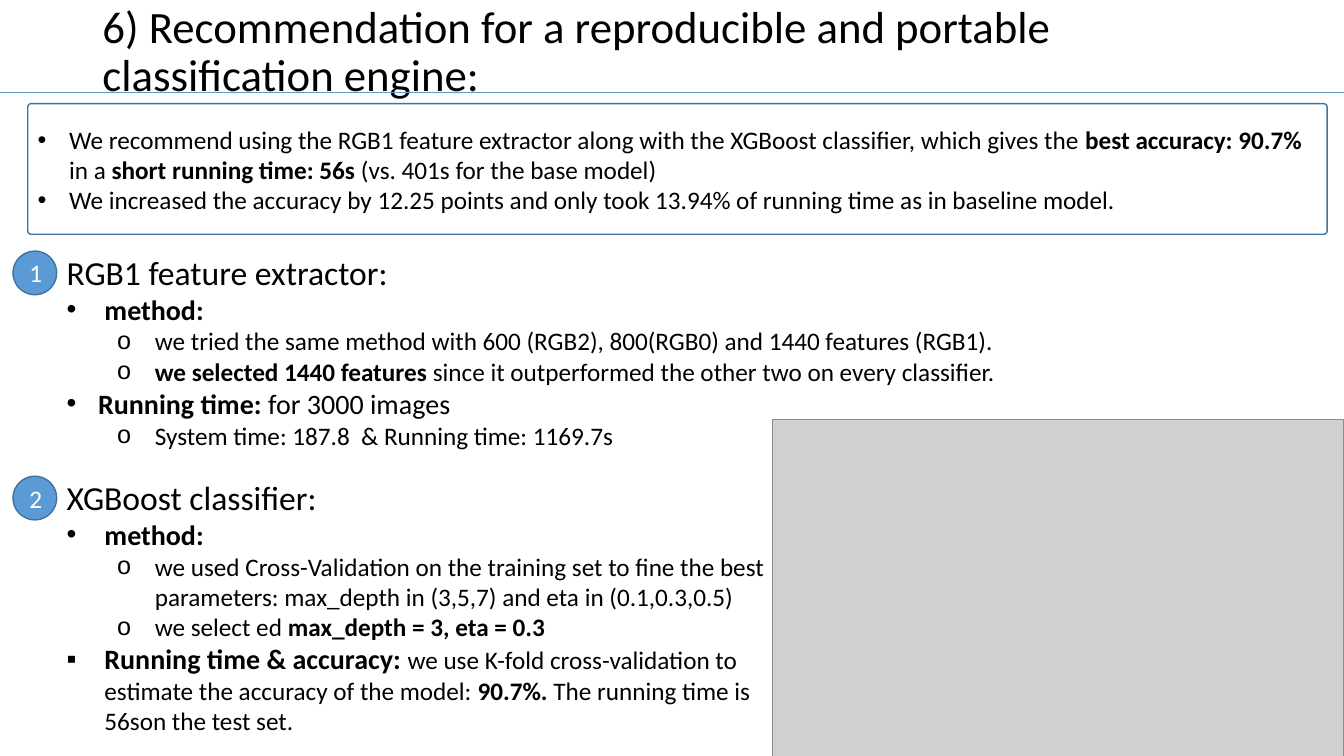
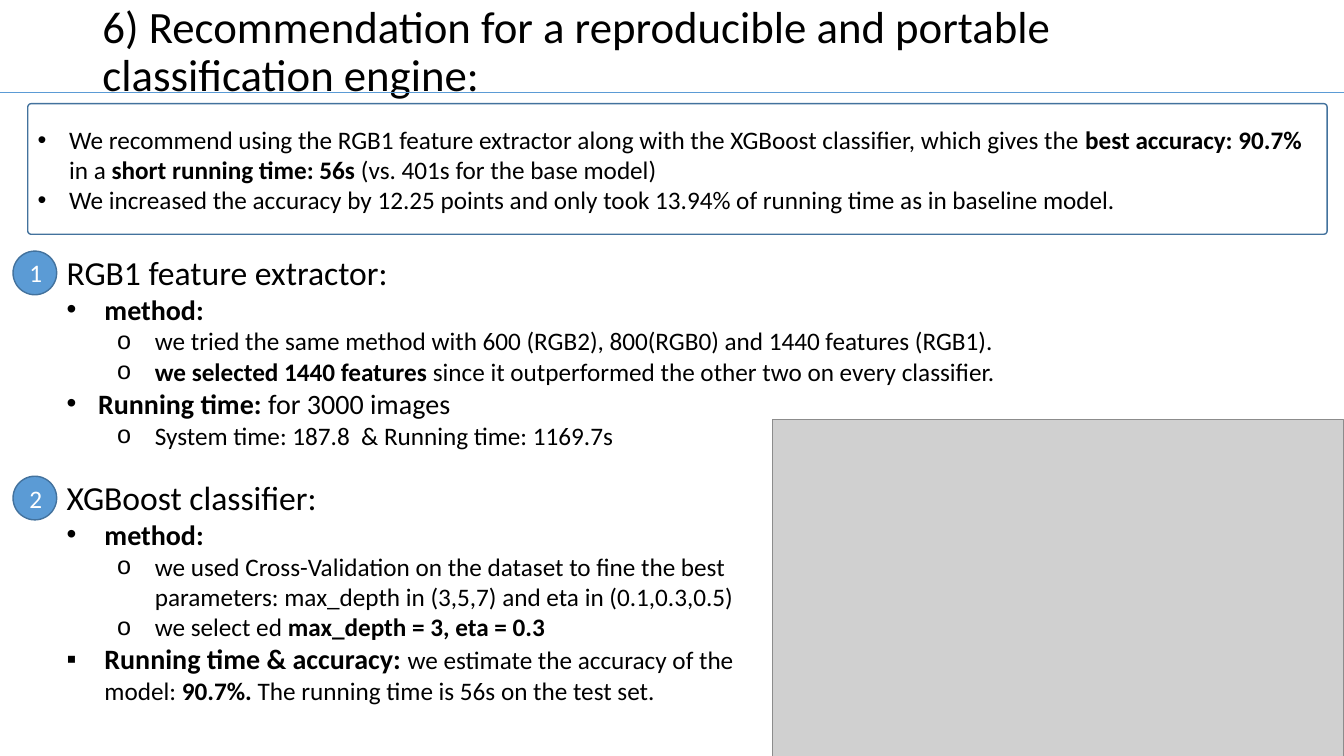
Before and after one commit to TZstatsADS/Fall2017-project3-grp7, a slide deck: slide 7 of doc/team7_presentation.pptx. Drawn at 1344x756 pixels with LibreOffice and Linux fonts; fonts in the diff are those of the drawing; grey boxes stand for pictures. Boxes give left, top, right and bottom in pixels: in the first picture for what was removed or moved away, otherwise in the second. Text is boxed around its words. In the diff, an @@ line names an element or a change of style, - is before the commit and + after.

Commit message:
Update ppt

```diff
--- a/doc/team7_presentation.pptx
+++ b/doc/team7_presentation.pptx
@@ text at bbox=[155, 558, 732, 610]: text changed @@
-  o we used Cross-Validation on the training set to fine the best parameters: max_depth in (3,5,7) and eta in (0.1,0.3,0.5)
+  o we used Cross-Validation on the dataset to fine the best parameters: max_depth in (3,5,7) and eta in (0.1,0.3,0.5)
@@ text at bbox=[104, 649, 733, 705]: text changed @@
-▪ Running time & accuracy: we use K-fold cross-validation to estimate the accuracy of the model: 90.7%. The running time is 56son the test set.
+▪ Running time & accuracy: we estimate the accuracy of the model: 90.7%. The running time is 56s on the test set.
```
Also in this commit, not shown: 2 other slides changed, 2 other files.
